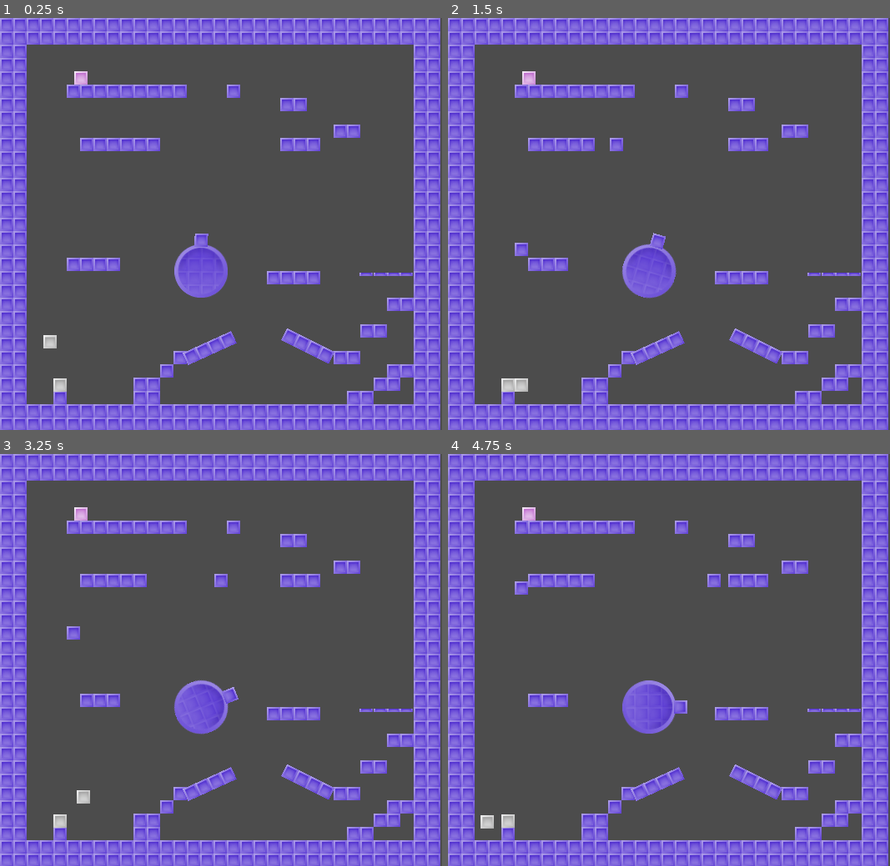
Above: before the commit, frames 1-4 (two rows, left to right).
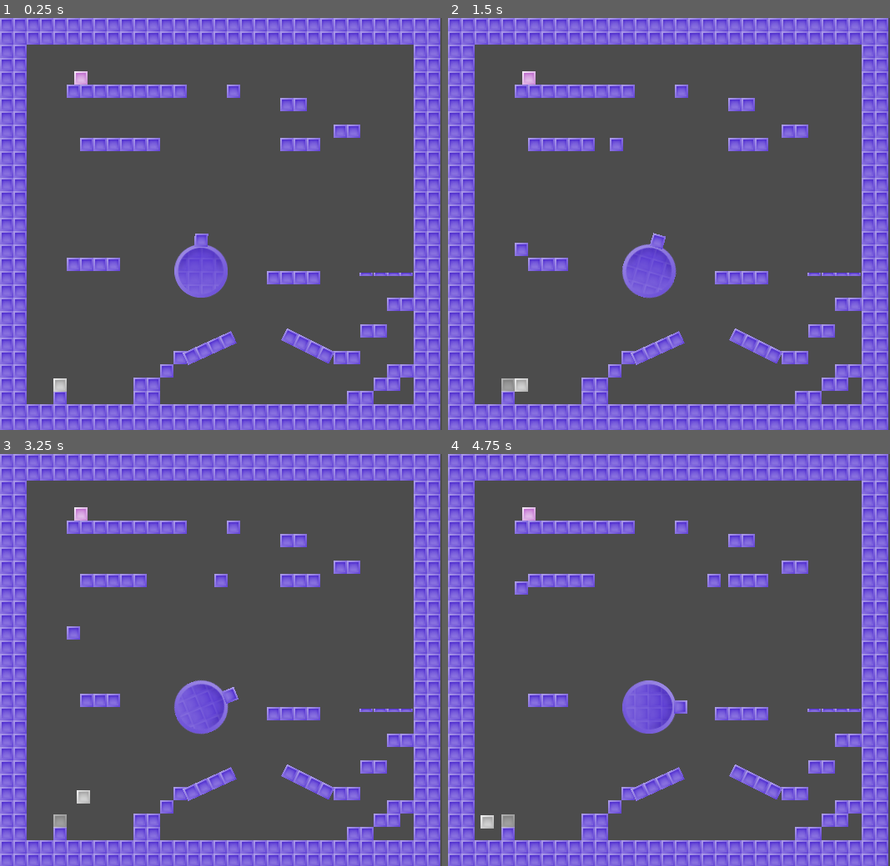
Above: after the commit, the same moments.

Repository: cpatsel/timewarp
Game: Godot game, scene res://colworld.tscn
Two runs of this game, one before a commit and one after it. Both use one fixed random seed, a clock stepped at 60 frames per second and the inputs below.
Inputs:
- Up to frame 1 (0.25 s): no input
- Up to frame 2 (1.5 s): tap Enter at 0.5 s; hold R 0.53-1.28 s; hold Right (move_right) from 0.53 s (still down); tap Space (jump) at 0.77 s; tap R at 1.35 s
- Up to frame 3 (3.25 s): tap Space (jump) at 1.52, 3.02 s; release Right (move_right) at 2.03 s; hold Left (move_left) 2.03-2.78 s; hold R 2.03-2.78 s; hold Right (move_right) from 2.78 s (still down); tap R at 2.85 s
- Up to frame 4 (4.75 s): hold R 3.53-4.28 s; tap Space (jump) at 3.77, 4.52 s; release Right (move_right) at 4.28 s; hold Left (move_left) from 4.28 s (still down); tap R at 4.35 s

The runs differ from the first frame. In frame 1, 0.1% of the frame differs, in the area x 9-13%, y 76-81%; in frame 2, less than 0.1%; in frame 3, less than 0.1%; in frame 4, less than 0.1%.

Commit message:
fixed ghost location and appearance

Diff:
--- a/TimeWarpGame/colworld.tscn
+++ b/TimeWarpGame/colworld.tscn
@@ -126,7 +126,8 @@
 collision_layer = 2
 
 [node name="ghost" parent="." instance=ExtResource( 3 )]
-position = Vector2( 60.06, 389.436 )
+modulate = Color( 1, 1, 1, 0.627451 )
+position = Vector2( -84.94, 414.436 )
 collision_layer = 0
 collision_mask = 0
 script = ExtResource( 4 )
--- a/TimeWarpGame/player.tscn
+++ b/TimeWarpGame/player.tscn
@@ -4,23 +4,14 @@
 [ext_resource path="res://player.png" type="Texture" id=2]
 
 [sub_resource type="RectangleShape2D" id=1]
-
-custom_solver_bias = 0.0
 extents = Vector2( 7, 7 )
 
 [node name="player" type="KinematicBody2D"]
-
-input_pickable = false
-collision_layer = 1
-collision_mask = 1
-collision/safe_margin = 0.08
 script = ExtResource( 1 )
 
 [node name="sprite" type="Sprite" parent="."]
-
 texture = ExtResource( 2 )
 
 [node name="CollisionShape2D" type="CollisionShape2D" parent="."]
-
 position = Vector2( -0.315559, 0.157784 )
 shape = SubResource( 1 )
